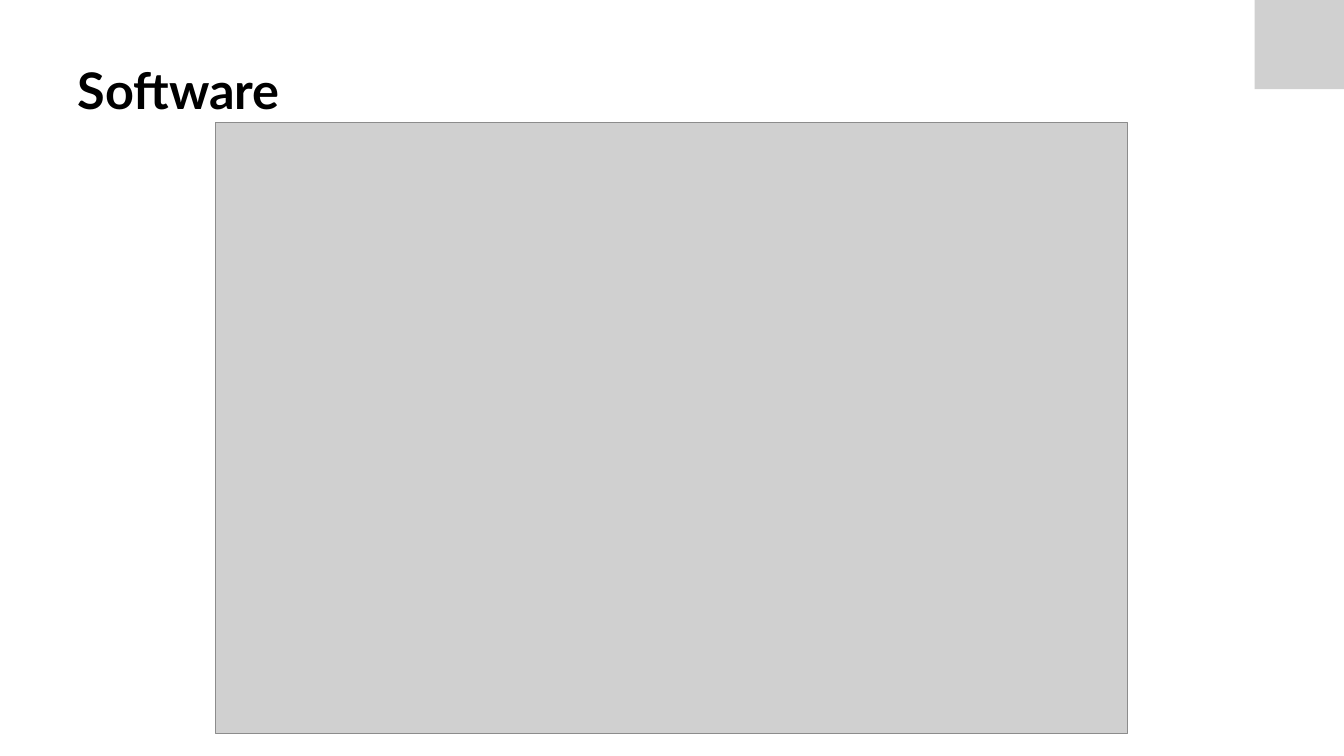
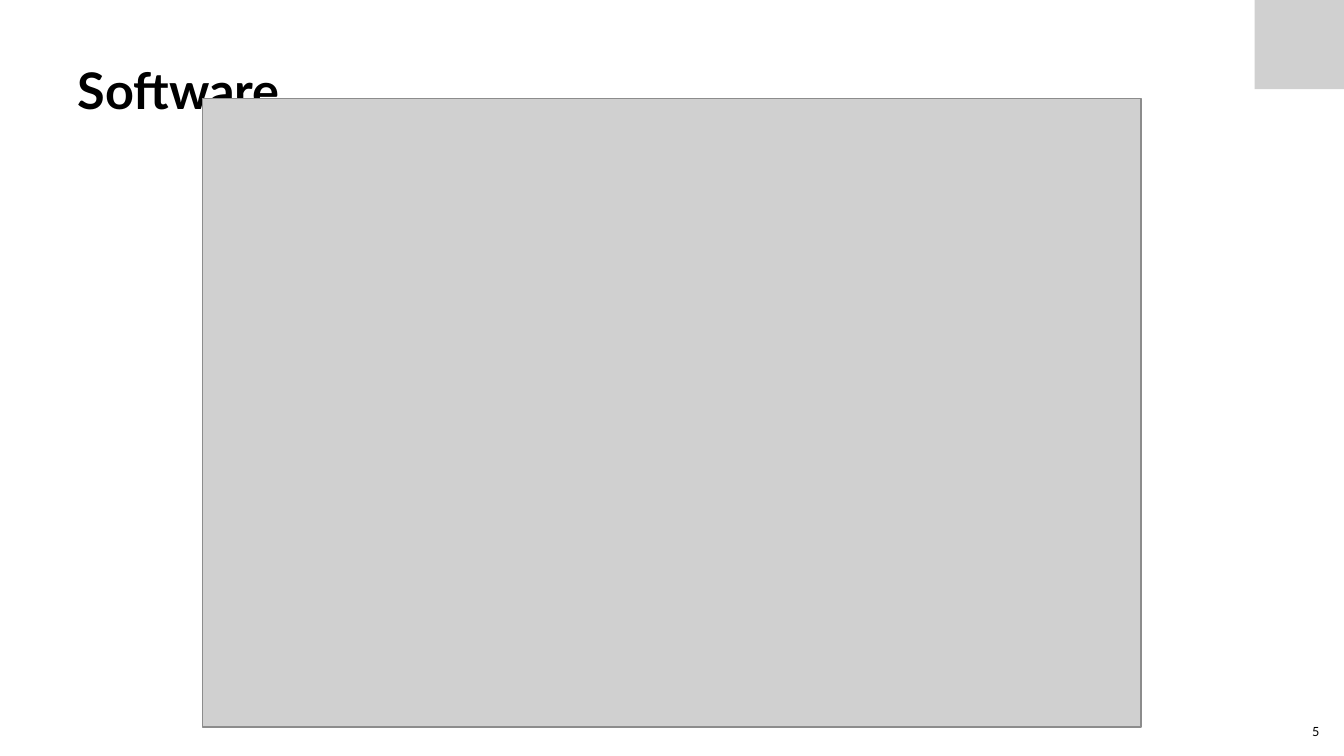
Before and after one commit to Froster2406/BAT2024, a slide deck: slide 5 of Dokumentation/presentation/BAT-EIT-FS24-Präs-Nicora-1507146.pptx. Drawn at 1344x756 pixels with LibreOffice and Linux fonts; fonts in the diff are those of the drawing; grey boxes stand for pictures. Boxes give left, top, right and bottom in pixels: in the first picture for what was removed or moved away, otherwise in the second. Text is boxed around its words. In the diff, an @@ line names an element or a change of style, - is before the commit and + after.

```diff
--- a/Dokumentation/presentation/BAT-EIT-FS24-Präs-Nicora-1507146.pptx
+++ b/Dokumentation/presentation/BAT-EIT-FS24-Präs-Nicora-1507146.pptx
@@ picture: place and size @@
-picture at bbox=[216, 123, 1128, 734]
+picture at bbox=[203, 99, 1141, 727]
@@ page number added at bbox=[1312, 727, 1319, 736], 9 pt, text #000000 @@
+5
```
Also in this commit, not shown: 16 other slides changed, 3 slides added, 2 other files.
